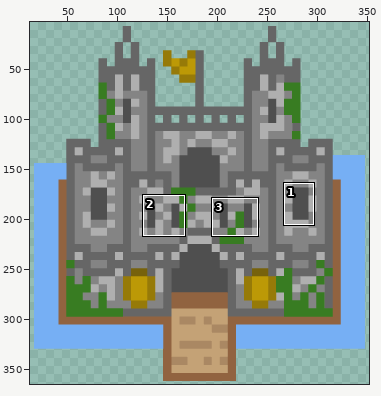
Two versions of one sprite sheet, src/main/resources/static/sprites/castle.png. The picture above shows the old version from afar; the outline marks the close-up.
Close-up. As it was:
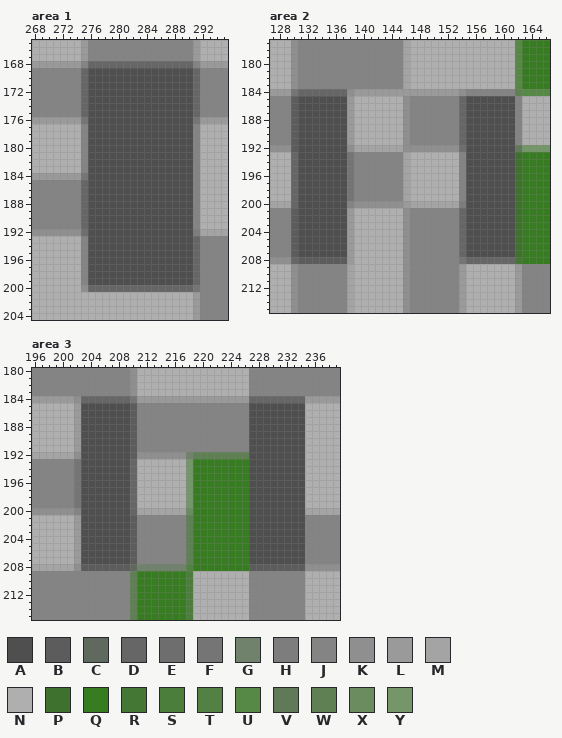
The file is 365x365 pixels. Colours within 5 levels of each other are drawn and written as one. Shown: area 1: x 268..295, y 165..204; area 2: x 127..166, y 177..215; area 3: x 196..239, y 180..215. The wide view leaves out empty margins. The commit also changed other parts of the picture, which this record leaves out.
Palette (. is transparent): A #4f4f4f  B #5c5c5c  C #60695e  D #666666  E #6e6e6e  F #757575  G #71826c  H #7d7d7d  J #848484  K #8f8f8f  L #9a9a9a  M #a4a4a4  N #afafaf  P #3e712d  Q #387c22  R #447733  S #4b7e3b  T #528143  U #568945  V #607a58  W #5e8053  X #6a8c5f  Y #749669
The same view after the edit:
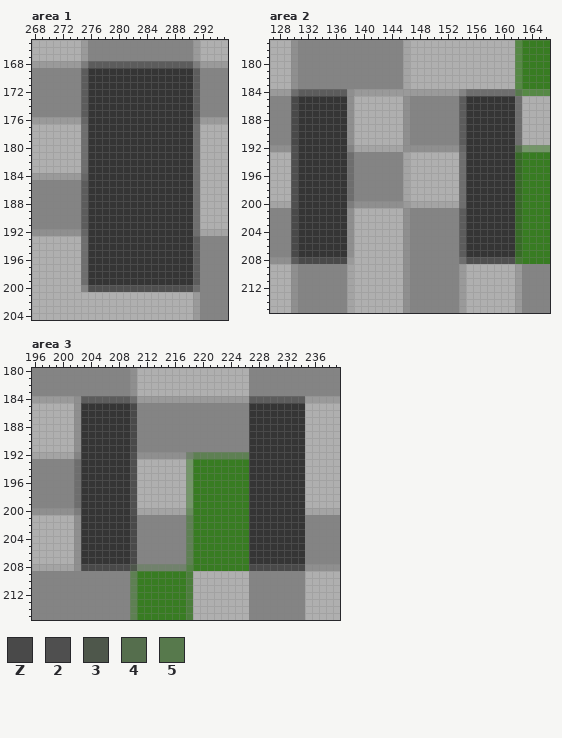
Colours new in this view: Z #494949  2 #4f4f4f  3 #4e574b  4 #556e4d  5 #57794c
Change:
Colour A changes from #4f4f4f to #353535.
Colour P changes from #3e712d to #376a27.
Area 1:
The edit turns colour D into colour 2 in row 200 at x 276 to 290.
The edit turns colour D into colour B in row 168 at x 276 to 290; in rows 169 to 175 at x 275 and 291; in rows 185 to 191 at x 275; in rows 193 to 199 at x 291.
The edit turns colour E into colour D in row 192 at x 275.
The edit turns colour F into colour D in row 176 at x 275 and 291; in row 184 at x 275.
The edit turns colour F into colour E in row 200 at x 291.
The edit turns colour H into colour E in row 192 at x 291.
The edit turns colour J into colour E in rows 177 to 183 at x 275 and 291; in rows 184 to 191 at x 291; in rows 193 to 199 at x 275.
The edit turns colour J into colour H in row 168 at x 275 and 291.
The edit turns colour K into colour J in row 200 at x 275.
Area 2:
The edit turns colour B into colour 2 in row 192 at x 130.
The edit turns colour D into colour 2 in rows 193 to 200 at x 130; in row 208 at x 155 to 161.
The edit turns colour V into colour 4 in row 192 at x 162.
The edit turns colour W into colour 5 in row 184 at x 162.
The edit turns colour D into colour B in row 184 at x 131 to 137; in rows 185 to 191 at x 154; in rows 201 to 207 at x 154; in row 208 at x 130.
The edit turns colour E into colour D in row 192 at x 154.
The edit turns colour F into colour E in row 184 at x 130; in rows 193 to 199 at x 138; in row 208 at x 154.
The edit turns colour H into colour E in row 200 at x 154.
The edit turns colour J into colour E in row 184 at x 155 to 161; in rows 185 to 191 at x 162; in rows 193 to 199 at x 154.
The edit turns colour J into colour H in row 200 at x 138.
The edit turns colour K into colour J in row 184 at x 154; in row 192 at x 138.
The edit turns colour L into colour K in rows 185 to 191 at x 138; in rows 201 to 207 at x 138.
The edit turns colour B into colour Z in rows 185 to 191 at x 130; in rows 201 to 207 at x 130; in row 208 at x 131 to 137.
Area 3:
The edit turns colour B into colour 2 in row 192 at x 210.
The edit turns colour D into colour 2 in rows 193 to 200 at x 210.
The edit turns colour C into colour 3 in row 208 at x 210.
The edit turns colour D into colour B in row 184 at x 203 to 209 and 227 to 234.
The edit turns colour F into colour E in row 184 at x 210; in rows 193 to 199 at x 202.
The edit turns colour J into colour H in row 200 at x 202.
The edit turns colour K into colour J in row 192 at x 202.
The edit turns colour L into colour K in rows 185 to 191 at x 202; in rows 201 to 207 at x 202.
The edit turns colour B into colour Z in rows 185 to 191 at x 210; in rows 201 to 207 at x 210; in row 208 at x 203 to 209 and 227 to 234.
Boxes around the changes in both close-ups, in picture pixels (x1, y1, x2, y2):
changed: (81, 61, 200, 292)
changed: (291, 89, 354, 264)
changed: (459, 89, 522, 264)
changed: (74, 396, 137, 571)
changed: (249, 396, 305, 571)
